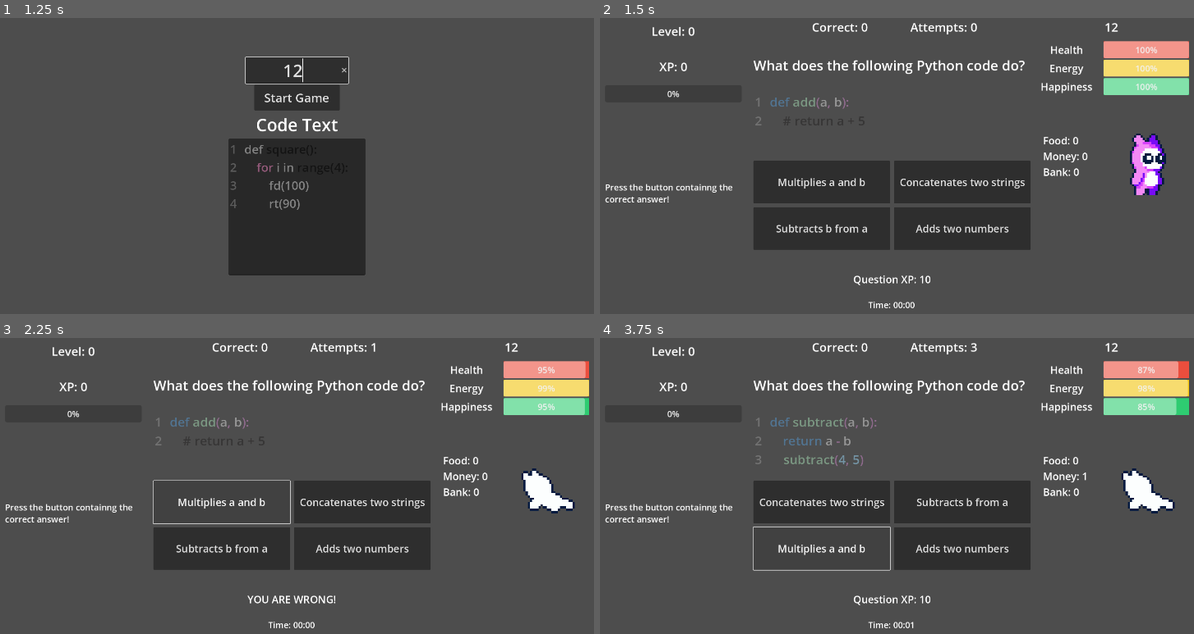
Above: before the commit, frames 1-4 (two rows, left to right).
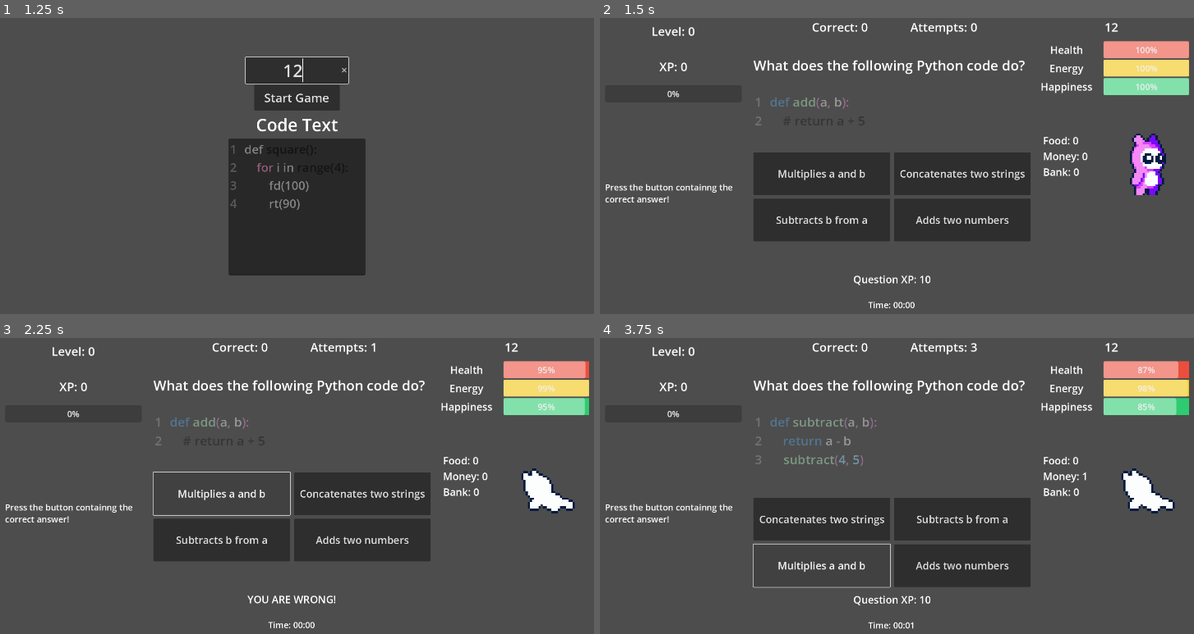
Above: after the commit, the same moments.

Repository: jweimerjr46/update-stats
Game: Godot game, scene res://main_menu.tscn
Same seed, same stepped clock (60 frames per second), same inputs: the game is played once before the commit and once after it.
Inputs (mouse positions are in pixels of both pictures, inside the frame that each line leads up to):
- Up to frame 1 (1.25 s): click (297, 71) at 0.52 s; type "12" at 0.6 s
- Up to frame 2 (1.5 s): click "Start Game" at 1.25 s
- Up to frame 3 (2.25 s): click "Multiplies a and b" at 2 s
- Up to frame 4 (3.75 s): click "Concatenates two strings" at 2.75 s; click "Subtracts b from a" at 3.5 s

Frame 1 is identical in both runs. In frame 2, 5.3% of the frame differs, in the area x 25-73%, y 45-79%; in frame 3, 4.6%; in frame 4, 6.9%, in the area x 25-73%, y 48-99%.

Commit message:
code label resizes based on the number of lines

Diff:
--- a/quiz_screen.gd
+++ b/quiz_screen.gd
@@ -210,6 +210,7 @@
 	print(current_question)
 	question_label.text = current_question["question"]
 	code_label.text = current_question["code"]
+	code_label_size(code_label)
 	correct_answer = current_question['correct_answer']
 	question_xp = int(current_question['xp'])
 	question_xp_label.text = "Question XP: " + str(question_xp)
@@ -291,6 +292,7 @@
 	current_question = questions.pop_front()
 	question_label.text = current_question["question"]
 	code_label.text = current_question["code"]
+	code_label_size(code_label)
 	options = current_question['options']
 	question_xp = int(current_question['xp'])
 	question_xp_label.text = "Question XP: " + str(question_xp)
@@ -303,6 +305,15 @@
 func reset_questions():
 	questions = original_questions.duplicate()
 	questions.shuffle()
+
+
+func code_label_size(label):
+	if label.text.count("\n") == 0:
+		label.custom_minimum_size = Vector2(0, 75)
+	elif label.text.count("\n") == 1:
+		label.custom_minimum_size = Vector2(0, 150)
+	else:
+		label.custom_minimum_size = Vector2(0, 225)
 
 
 func button_pressed(button):
--- a/quiz_screen.tscn
+++ b/quiz_screen.tscn
@@ -298,6 +298,7 @@
 	print(i)
 	print(\"hello\")"
 editable = false
+selecting_enabled = false
 syntax_highlighter = SubResource("CodeHighlighter_e8wcv")
 gutters_draw_line_numbers = true
 
Empty file added: custom_highlighter_script.gd
